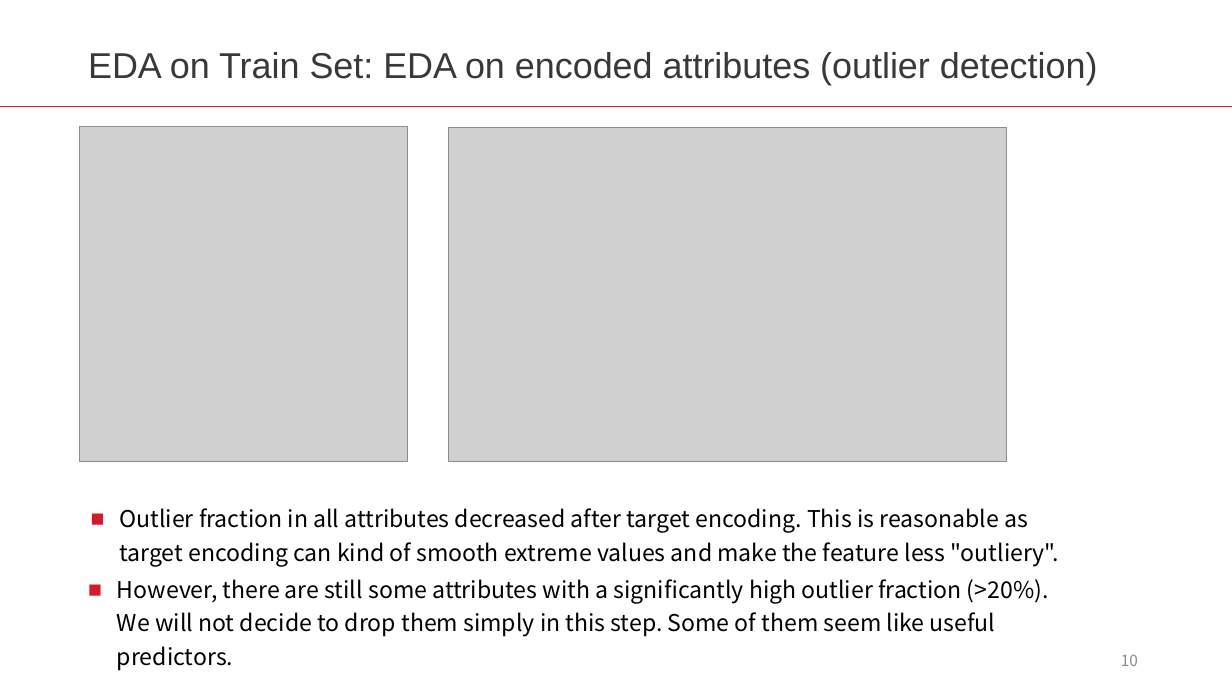
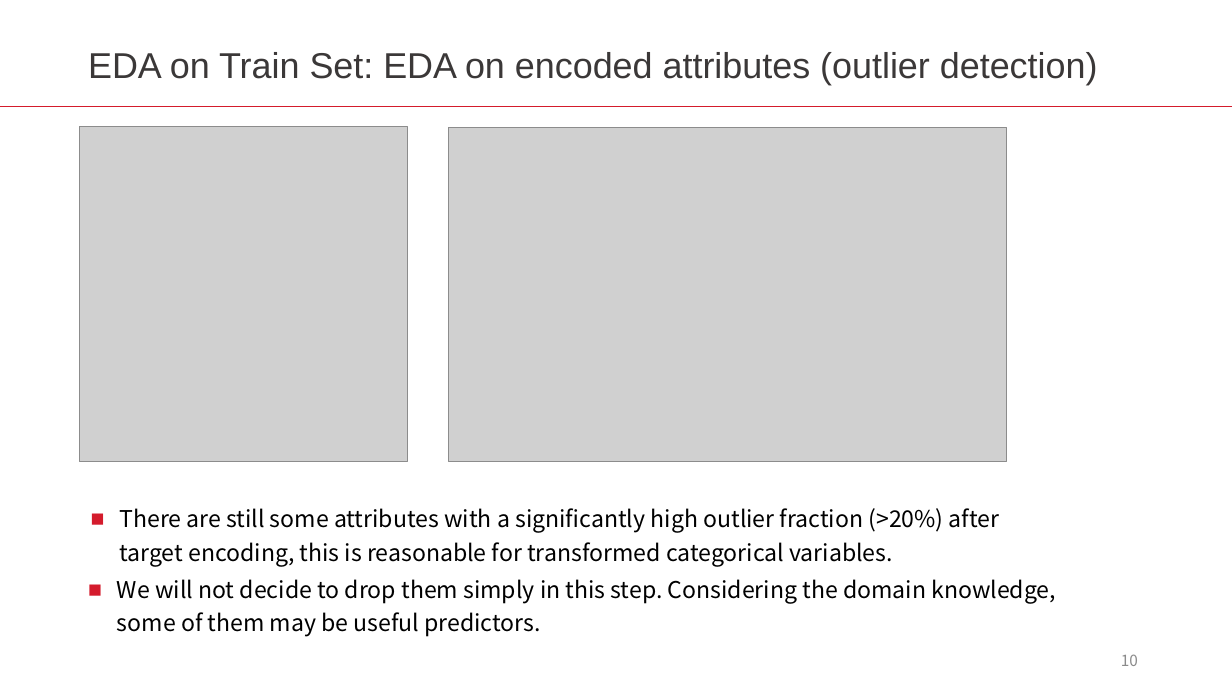
Before and after one commit to LiyangSong/Advertisement-CTR-Prediction, a slide deck: slide 10 of submissions/phase2/eda.pptx. Drawn at 1232x693 pixels with LibreOffice and Linux fonts; fonts in the diff are those of the drawing; grey boxes stand for pictures. Boxes give left, top, right and bottom in pixels: in the first picture for what was removed or moved away, otherwise in the second. Text is boxed around its words. In the diff, an @@ line names an element or a change of style, - is before the commit and + after.

```diff
--- a/submissions/phase2/eda.pptx
+++ b/submissions/phase2/eda.pptx
@@ text at (119,508,1000,566): text changed @@
-■ Outlier fraction in all attributes decreased after target encoding. This is reasonable as target encoding can kind of smooth extreme values and make the feature less "outliery".
+■ There are still some attributes with a significantly high outlier fraction (>20%) after target encoding, this is reasonable for transformed categorical variables.
@@ text at (117,579,1056,637): text changed @@
-■ However, there are still some attributes with a significantly high outlier fraction (>20%). We will not decide to drop them simply in this step. Some of them seem like useful predictors.
+■ We will not decide to drop them simply in this step. Considering the domain knowledge, some of them may be useful predictors.
```
Also in this commit, not shown: 3 other files.
